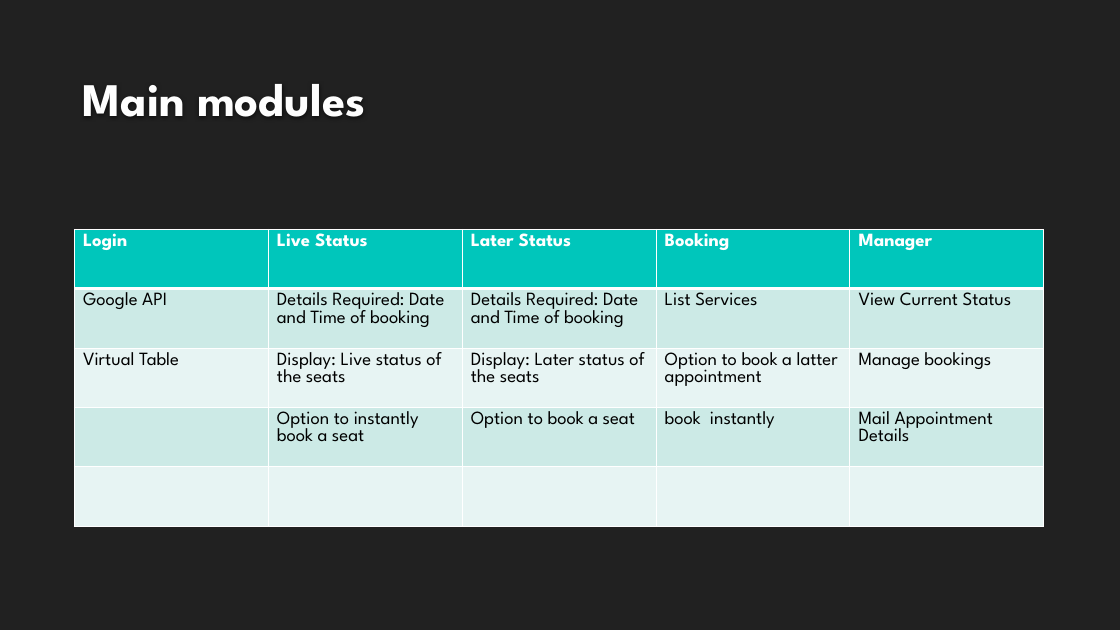
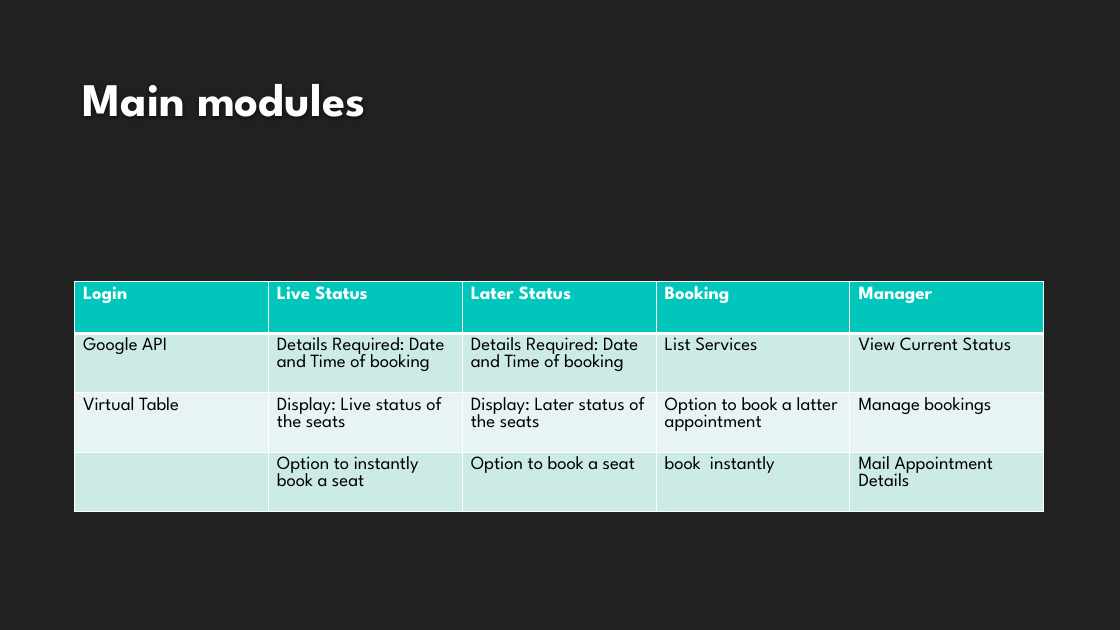
Before and after one commit to HalfMomentum/Belleza, a slide deck: slide 5 of Documentation/BELLZA WEBAPP.pptx. Drawn at 1120x630 pixels with LibreOffice and Linux fonts; fonts in the diff are those of the drawing; background and template pictures are left out. Boxes give left, top, right and bottom in pixels: in the first picture for what was removed or moved away, otherwise in the second. Text is boxed around its words. In the diff, an @@ line names an element or a change of style, - is before the commit and + after.

```diff
--- a/Documentation/BELLZA WEBAPP.pptx
+++ b/Documentation/BELLZA WEBAPP.pptx
@@ table at bbox=[75, 282, 1045, 530] @@
-row 5:  |  |  |  | 
@@ table: place and size @@
-table at bbox=[75, 229, 1045, 543]
+table at bbox=[75, 282, 1045, 530]
```
Also in this commit, not shown: 3 other slides changed, 2 other files.
